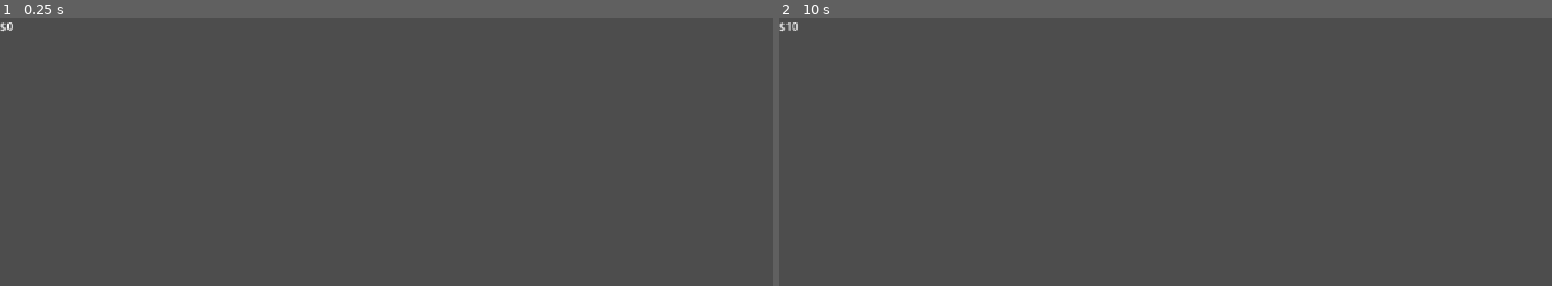
Above: before the commit, frames 1-2 (left to right).
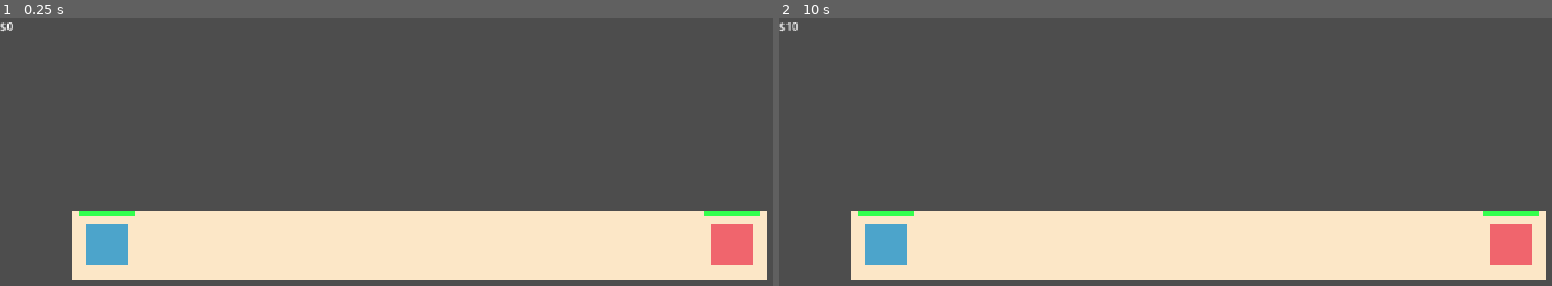
Above: after the commit, the same moments.

Repository: AlexJMohr/waves-lanes-game
Game: Godot game, scene res://main.tscn
Two runs of this game, one before a commit and one after it. Both use one fixed random seed, a clock stepped at 60 frames per second and the inputs below.
Inputs:
- Up to frame 1 (0.25 s): no input
- Up to frame 2 (10 s): tap Enter at 0.5, 2, 3.5 s; tap Space at 1.25, 2.75, 4.25 s

The runs differ from the first frame. In frame 1, 23% of the frame differs, in the area x 9-100%, y 72-98%; in frame 2, 23%.

Commit message:
Add HQ and Lane scenes with health, color override, and spawn points (#2)

Diff:
--- /dev/null
+++ b/hq.gd
@@ -0,0 +1,25 @@
+@tool
+extends Node2D
+
+signal destroyed()
+
+var max_health: int = 100
+var health: int = 100
+
+@export var color := Color(0.3, 0.6, 1.0):
+	set(value):
+		color = value
+		if is_node_ready():
+			$Body.color = value
+
+
+func _ready() -> void:
+	$Body.color = color
+
+
+func _draw() -> void:
+	# background bar
+	draw_rect(Rect2(-10, -20, 80, 8), Color(0.15, 0.15, 0.15))
+	# fill proportional to remaining health
+	var ratio := float(health) / max_health
+	draw_rect(Rect2(-10, -20, 80 * ratio, 8), Color(0.2, 1.0, 0.3))
--- /dev/null
+++ b/hq.tscn
@@ -0,0 +1,9 @@
+[gd_scene format=3 uid="uid://bb8204o1pqltb"]
+
+[ext_resource type="Script" uid="uid://dvtlsu0dewc0k" path="res://hq.gd" id="1_y5vmi"]
+
+[node name="Hq" type="Node2D" unique_id=1797841222]
+script = ExtResource("1_y5vmi")
+
+[node name="Body" type="Polygon2D" parent="." unique_id=479694603]
+polygon = PackedVector2Array(0, 0, 60, 0, 60, 60, 0, 60)
--- /dev/null
+++ b/lane.tscn
@@ -0,0 +1,23 @@
+[gd_scene format=3 uid="uid://c84r1qni21ae5"]
+
+[ext_resource type="PackedScene" uid="uid://bb8204o1pqltb" path="res://hq.tscn" id="1_phwy2"]
+
+[node name="Lane" type="Node2D" unique_id=592448107]
+
+[node name="Ground" type="Polygon2D" parent="." unique_id=419301429]
+color = Color(0.9894075, 0.907665, 0.7811005, 1)
+polygon = PackedVector2Array(0, 0, 1000, 0, 1000, 100, 0, 100)
+
+[node name="PlayerHq" parent="." unique_id=1797841222 instance=ExtResource("1_phwy2")]
+position = Vector2(20, 20)
+color = Color(0.30052412, 0.64559305, 0.7978466, 1)
+
+[node name="EnemyHq" parent="." unique_id=1650295252 instance=ExtResource("1_phwy2")]
+position = Vector2(920, 20)
+color = Color(0.94192916, 0.39823213, 0.42940444, 1)
+
+[node name="PlayerSpawn" type="Marker2D" parent="." unique_id=1265885576]
+position = Vector2(90, 50)
+
+[node name="EnemySpawn" type="Marker2D" parent="." unique_id=114988821]
+position = Vector2(910, 50)
--- a/main.tscn
+++ b/main.tscn
@@ -1,6 +1,7 @@
 [gd_scene format=3 uid="uid://bpqr1k2hk41pf"]
 
 [ext_resource type="Script" uid="uid://blniwi0vm2asg" path="res://ui.gd" id="1_ig7tw"]
+[ext_resource type="PackedScene" uid="uid://c84r1qni21ae5" path="res://lane.tscn" id="2_0xm2m"]
 
 [node name="Main" type="Node2D" unique_id=1519522500]
 
@@ -10,3 +11,6 @@
 [node name="MoneyLabel" type="Label" parent="UI" unique_id=482080610]
 offset_right = 40.0
 offset_bottom = 23.0
+
+[node name="Lane" parent="." unique_id=592448107 instance=ExtResource("2_0xm2m")]
+position = Vector2(104, 277)
Not shown, added: hq.gd.uid
